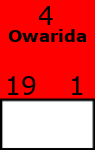
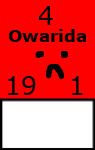
Two versions of the same layered image (95x150). Layer-by-layer changes:
added layer "Card Art" above "Mana Cost" over [35, 51, 68, 79]
